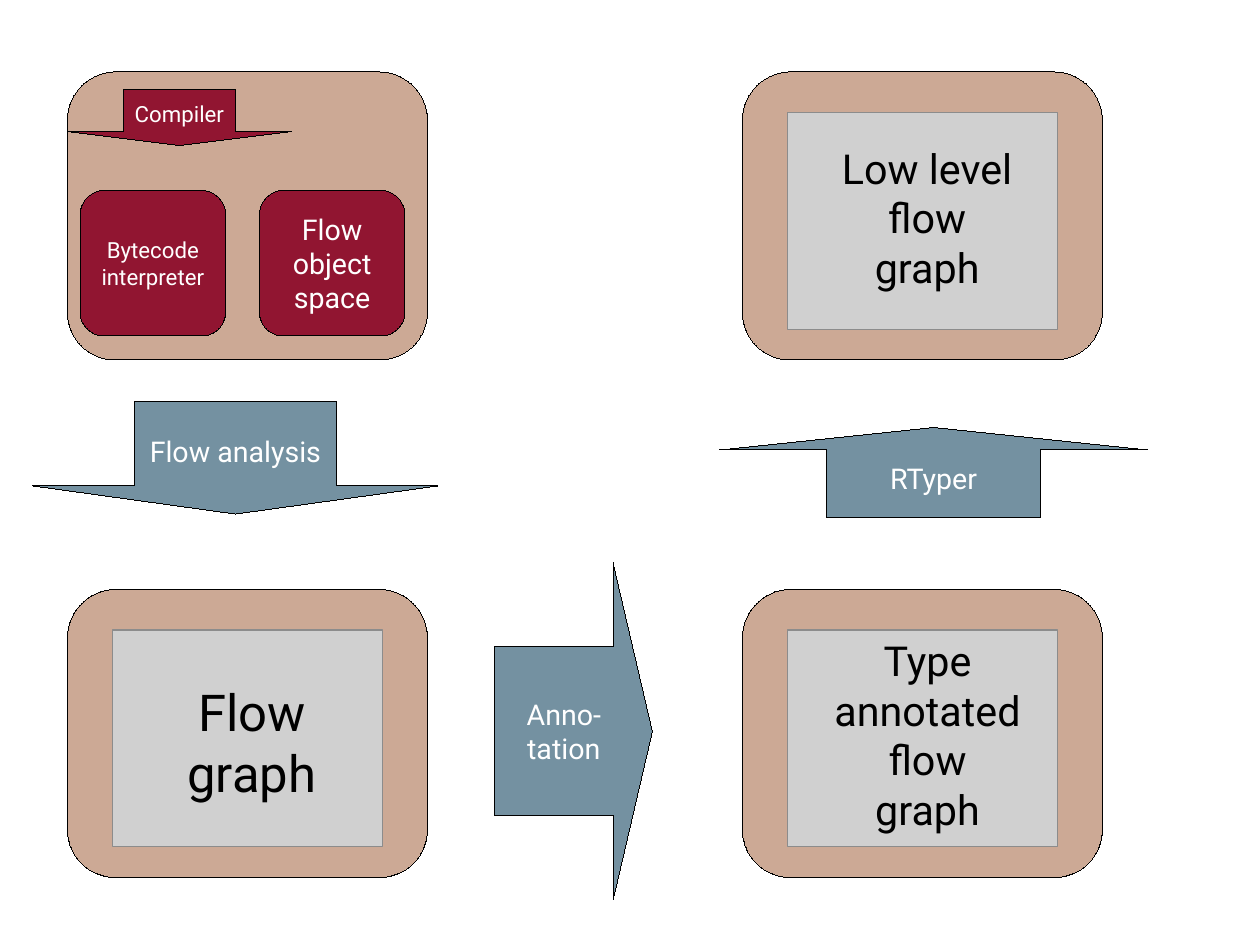
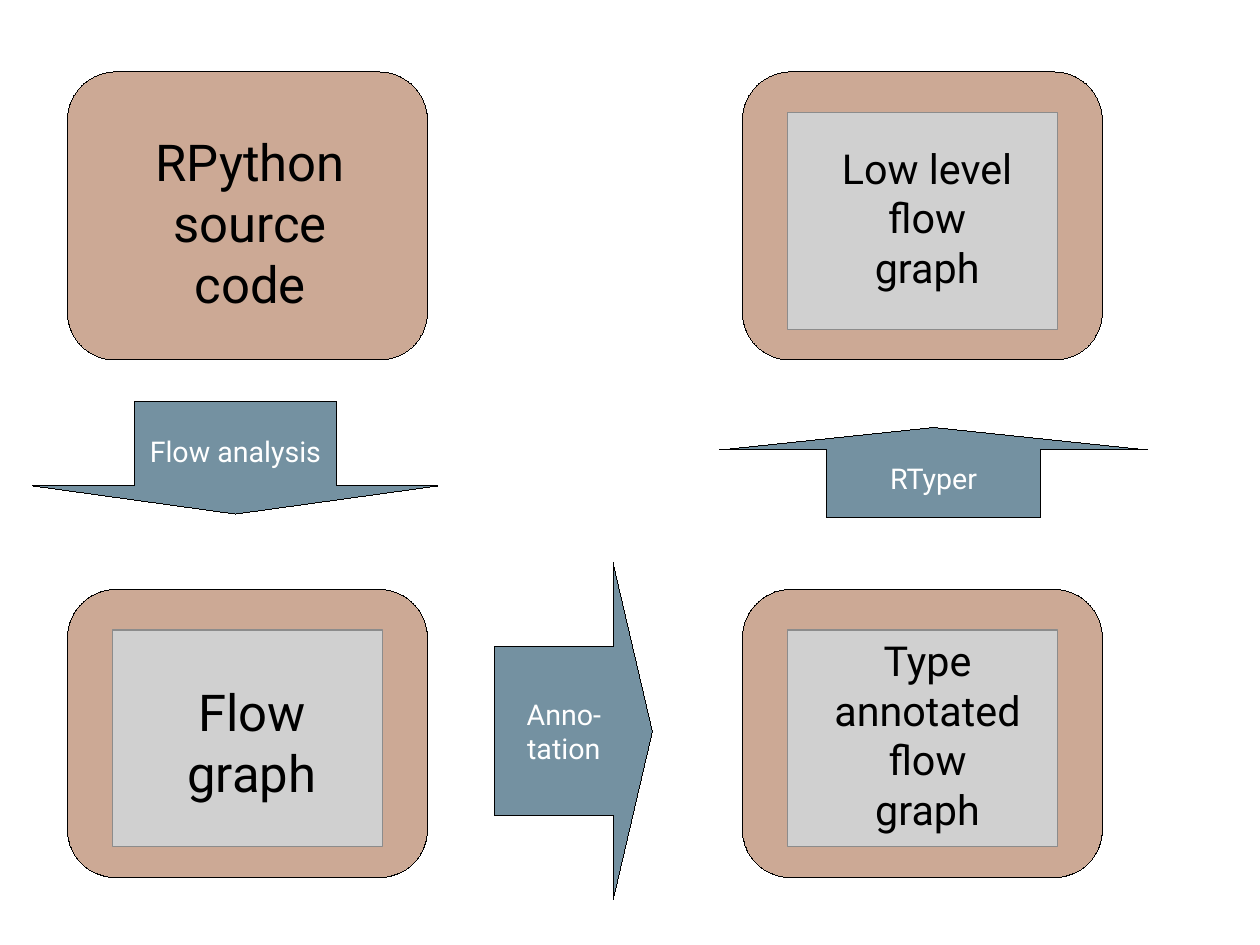
Before and after one commit to wdv4758h/pypy-extradoc, a slide deck: slide 13 of talk/rupy2008/PyPy-architecture.odp. Drawn at 1260x945 pixels with LibreOffice and Linux fonts; fonts in the diff are those of the drawing; grey boxes stand for pictures. Boxes give left, top, right and bottom in pixels: in the first picture for what was removed or moved away, otherwise in the second. Text is boxed around its words. In the diff, an @@ line names an element or a change of style, - is before the commit and + after.

```diff
--- a/talk/rupy2008/PyPy-architecture.odp
+++ b/talk/rupy2008/PyPy-architecture.odp
@@ down arrow removed at (67, 89, 292, 145) @@
-Compiler
@@ text added at (155, 143, 344, 304), 32 pt, text #000000 @@
+RPython
+source
+code
@@ freeform shape removed at (80, 190, 225, 335) @@
-Bytecode
-interpreter
@@ freeform shape removed at (260, 190, 405, 335) @@
-Flow
-object
-space
```
Also in this commit, not shown: 1 other file.
